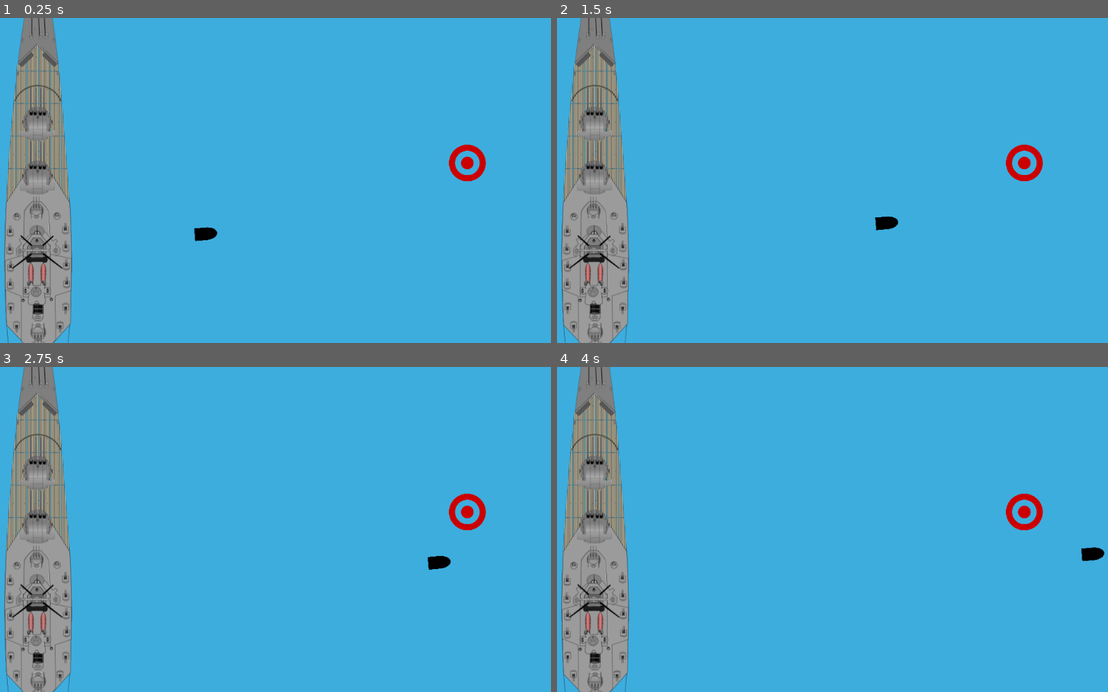
Above: before the commit, frames 1-4 (two rows, left to right).
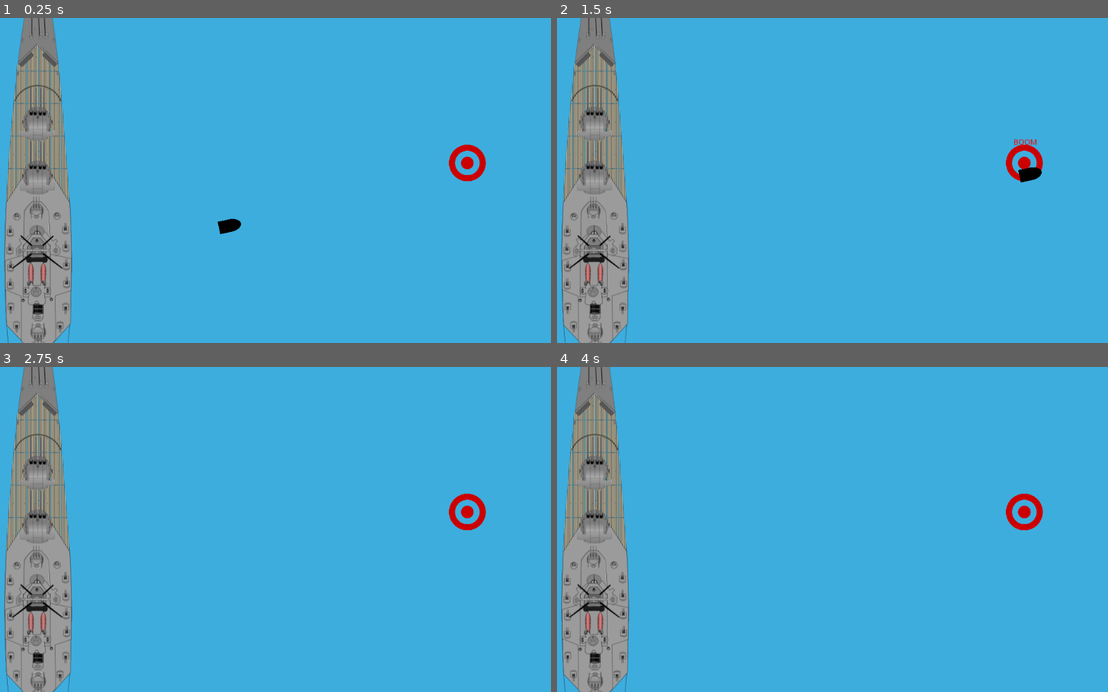
Above: after the commit, the same moments.

Repository: qsollet/2d-naval-combat
Game: Godot game, scene res://main.tscn
Same seed, same stepped clock (60 frames per second), same inputs: the game is played once before the commit and once after it.
Inputs:
- Up to frame 1 (0.25 s): no input
- Up to frame 2 (1.5 s): hold Right (ui_right) 0.53-1.28 s; hold Down (ui_down) from 1.28 s (still down)
- Up to frame 3 (2.75 s): release Down (ui_down) at 2.03 s; hold Right (ui_right) from 2.03 s (still down)
- Up to frame 4 (4 s): release Right (ui_right) at 2.78 s; hold Up (ui_up) 2.78-3.53 s; hold Left (ui_left) from 3.53 s (still down)

The runs differ from the first frame. In frame 1, 0.3% of the frame differs, in the area x 35-44%, y 61-69%; in frame 2, 0.3%, in the area x 57-89%, y 37-66%; in frame 3, 0.1%; in frame 4, 0.2%.

Commit message:
playing with target

Diff:
--- a/main.tscn
+++ b/main.tscn
@@ -1,9 +1,8 @@
-[gd_scene load_steps=5 format=2]
+[gd_scene load_steps=4 format=2]
 
 [ext_resource path="res://shipA.tscn" type="PackedScene" id=1]
 [ext_resource path="res://target.tscn" type="PackedScene" id=2]
 [ext_resource path="res://shell.tscn" type="PackedScene" id=3]
-[ext_resource path="res://target.gd" type="Script" id=4]
 
 [node name="background" type="Node2D"]
 
@@ -13,7 +12,6 @@
 
 [node name="target" parent="." instance=ExtResource( 2 )]
 position = Vector2( 870, 269 )
-script = ExtResource( 4 )
 
 [node name="obus" parent="." instance=ExtResource( 3 )]
 position = Vector2( 344, 402 )
--- a/shell.gd
+++ b/shell.gd
@@ -4,15 +4,14 @@
 # Declare member variables here. Examples:
 # var a = 2
 # var b = "text"
-export var speed = 200
+export var speed = 400
 var direction = Vector2(0.0, -1.0)
-var rotation_deg = 85
+var rotation_deg = 78
 
 # Called when the node enters the scene tree for the first time.
 func _ready():
 
 	var rot_dir = direction.rotated(deg2rad(rotation_deg))
-	print(rot_dir)
 	self.rotate(deg2rad(rotation_deg))
 	self.set_linear_velocity(rot_dir*speed)
 
--- a/target.gd
+++ b/target.gd
@@ -1,16 +1,34 @@
-extends Node2D
-
+extends Area2D
 
 # Declare member variables here. Examples:
 # var a = 2
 # var b = "text"
-
+var text
+var timer
 
 # Called when the node enters the scene tree for the first time.
 func _ready():
-	pass # Replace with function body.
+	for child in get_children():
+		if child is RichTextLabel:
+		  text = child
 
 
 # Called every frame. 'delta' is the elapsed time since the previous frame.
-#func _process(delta):
-#	pass
+func _process(delta):
+	pass
+
+
+func _on_target_body_shape_entered(body_id, body, body_shape, local_shape):
+	text.push_color( Color.red )
+	text.set_text("BOOM")
+	timer = Timer.new()
+	add_child(timer)
+	timer.set_wait_time(0.5)
+	timer.connect("timeout", self, "_on_timer_timeout")
+	timer.start()
+
+
+func _on_timer_timeout():
+	print("Timeout")
+	text.set_text("")
+	timer.stop()
--- a/target.tscn
+++ b/target.tscn
@@ -1,21 +1,33 @@
-[gd_scene load_steps=3 format=2]
+[gd_scene load_steps=4 format=2]
 
 [ext_resource path="res://data/target.png" type="Texture" id=1]
+[ext_resource path="res://target.gd" type="Script" id=2]
 
 [sub_resource type="CircleShape2D" id=1]
 radius = 36.0555
 
-[node name="target" type="Node2D"]
+[node name="target" type="Area2D"]
+script = ExtResource( 2 )
 
 [node name="target" type="Sprite" parent="."]
 position = Vector2( -0.499992, -0.999992 )
 scale = Vector2( 0.203409, 0.20303 )
 texture = ExtResource( 1 )
 
-[node name="Area2D" type="Area2D" parent="."]
-
-[node name="CollisionShape2D" type="CollisionShape2D" parent="Area2D" groups=[
+[node name="CollisionShape2D" type="CollisionShape2D" parent="." groups=[
 "enemy",
 "target",
 ]]
 shape = SubResource( 1 )
+
+[node name="RichTextLabel" type="RichTextLabel" parent="."]
+margin_left = -20.4274
+margin_top = -46.0
+margin_right = 35.5726
+margin_bottom = -25.0
+custom_colors/default_color = Color( 1, 0, 0, 1 )
+__meta__ = {
+"_edit_use_anchors_": false
+}
+[connection signal="area_shape_entered" from="." to="." method="_on_target_area_shape_entered"]
+[connection signal="body_shape_entered" from="." to="." method="_on_target_body_shape_entered"]
